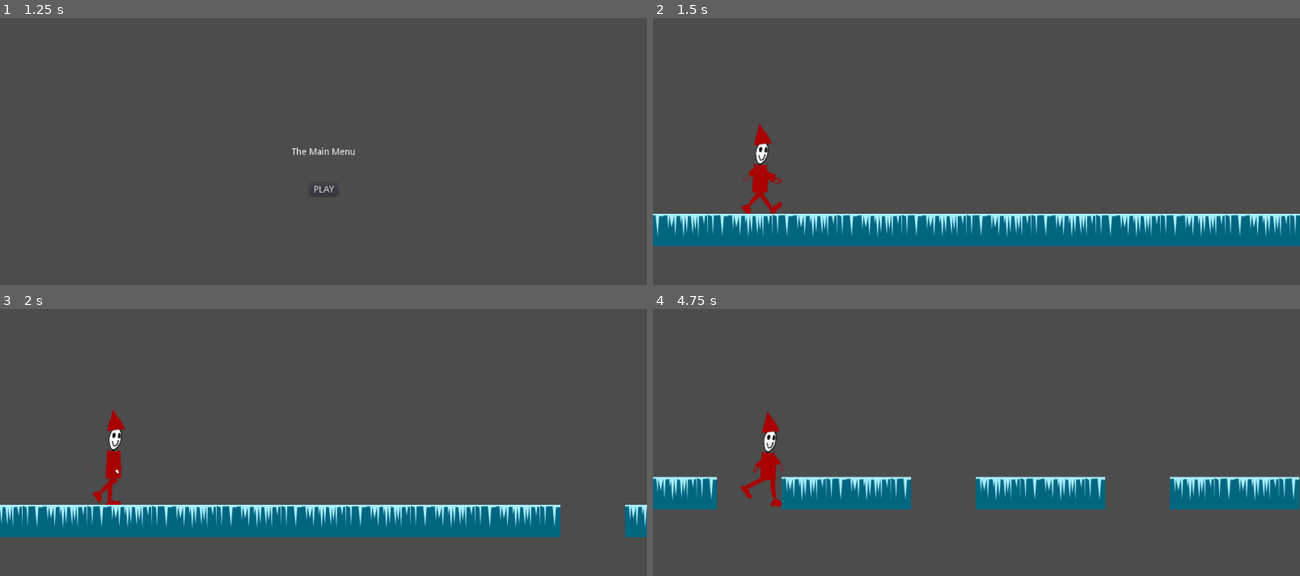
Above: before the commit, frames 1-4 (two rows, left to right).
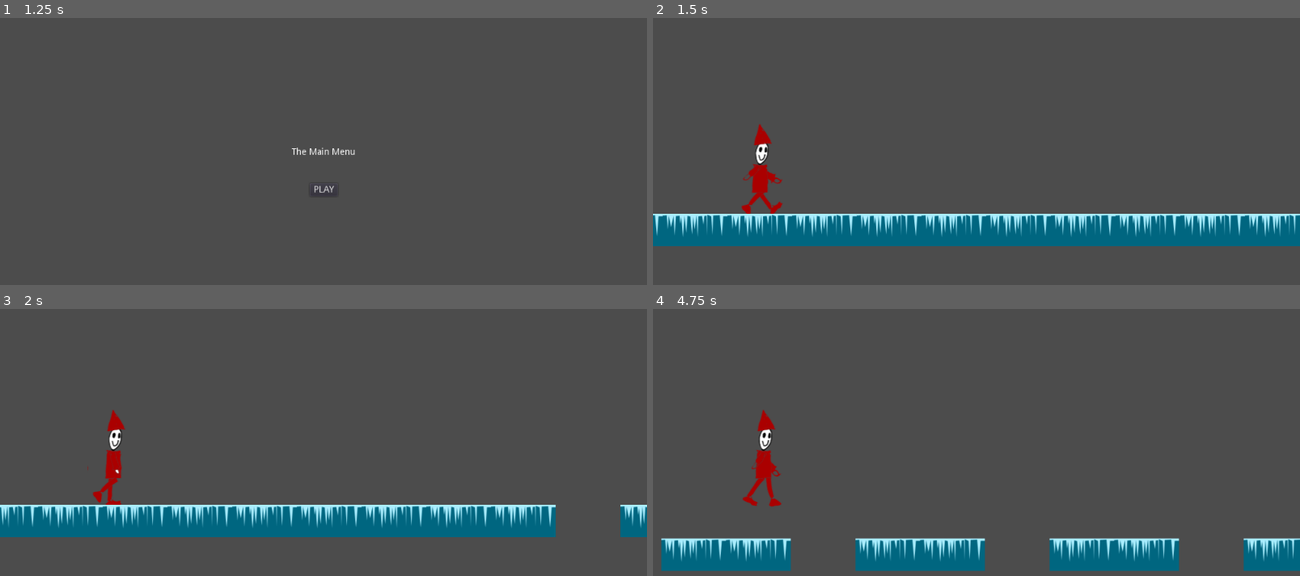
Above: after the commit, the same moments.

Repository: the-g-force/FamJam-December2020
Game: Godot game, scene res://src/SplashScreen.tscn
The game is run twice, just before and just after one commit, with the same random seed, the same clock (stepped at 60 frames per second) and the same inputs.
Inputs (mouse positions are in pixels of both pictures, inside the frame that each line leads up to):
- Up to frame 1 (1.25 s): tap Enter at 0.5 s; move the mouse to (465, 132) at 0.52 s; click (465, 132) at 0.67 s; tap Space (jump) at 0.77 s
- Up to frame 2 (1.5 s): click "PLAY" at 1.25 s
- Up to frame 3 (2 s): no input
- Up to frame 4 (4.75 s): move the mouse to (847, 463) at 2.02 s; click (847, 463) at 2.17 s; tap Space (jump) at 2.27, 3.77, 4.52 s; move the mouse to (1041, 357) at 2.77 s; click (1041, 357) at 2.92 s; move the mouse to (944, 519) at 3.52 s; click (944, 519) at 3.67 s; move the mouse to (1170, 501) at 4.27 s; click (1170, 501) at 4.42 s

Frame 1 is identical in both runs. In frame 2, 2.1% of the frame differs, in the area x 0-100%, y 73-82%; in frame 3, 3.5%; in frame 4, 18%, in the area x 0-100%, y 37-99%.

Commit message:
Implement time scaling

Diff:
--- a/project/src/TestLevel.gd
+++ b/project/src/TestLevel.gd
@@ -4,11 +4,14 @@
 const Tile : PackedScene = preload("res://src/Tile.tscn")
 const TileGenerationTrigger : PackedScene = preload("res://src/TileGenerationTrigger.tscn")
 
+export var TIME_SCALE_PER_TILE = 0.02
+
 var _tile_index := 0
 
 onready var _tiles := $Tiles
 
 func _ready():
+	Engine.time_scale = 1.0
 	for x in range(0,1100,100):
 		_run_tile_generator(x)
 
@@ -39,6 +42,7 @@
 
 
 func _on_TileGenerationTrigger_entered(_body, trigger:Node2D):
+	Engine.time_scale += TIME_SCALE_PER_TILE
 	call_deferred("_run_tile_generator", trigger.position.x + 900)
 	trigger.queue_free()
 
